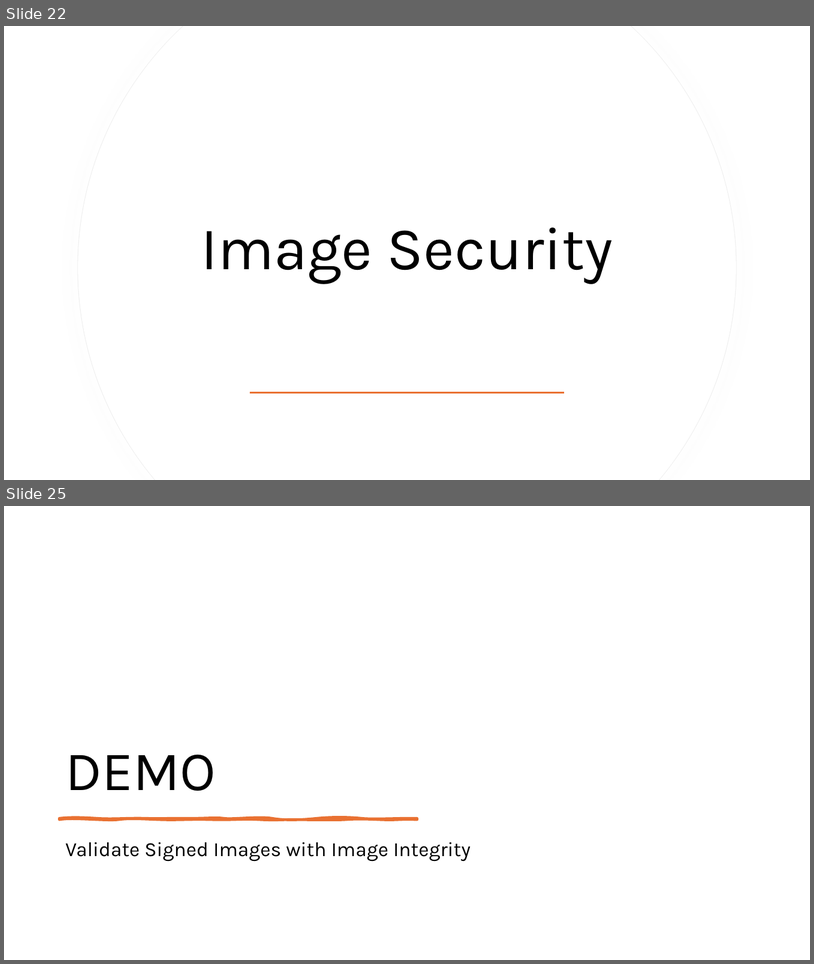
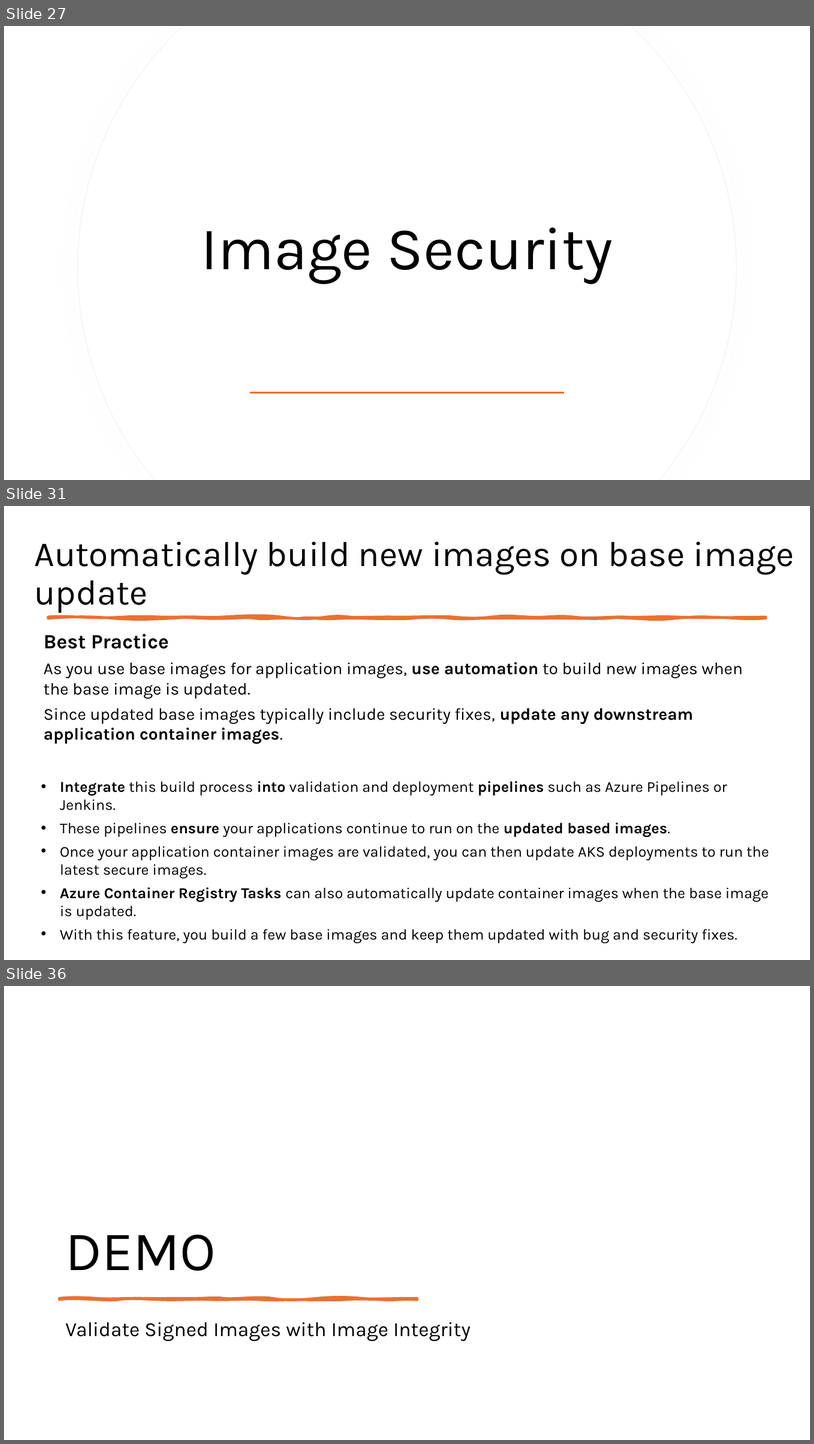
Before and after one commit to fhbilgen/AKSDeepDive, a slide deck: AKS_DD_Security.pptx. Shown one above the other, each under a label of ours: slides 22 and 25 before the commit, slides 27, 31 and 36 after it; the slides between them are not shown. The pictures are 814x964 and 814x1444 pixels, drawn with LibreOffice and Linux fonts; fonts in the diff are those of the drawing. Boxes give left, top, right and bottom in pixels: in the first picture for what was removed or moved away, otherwise in the second. Text is boxed around its words. In the diff, an @@ line names an element or a change of style, - is before the commit and + after.

Commit message:
Some addition to Monitoring and Security

```diff
--- a/AKS_DD_Security.pptx
+++ b/AKS_DD_Security.pptx
@@ slide 31 added at <box>4,506,810,960</box>, background #FFFFFF @@
@@ title added at <box>34,541,795,613</box>, 42 pt, text #000000 @@
+Automatically build new images on base image update
@@ freeform shape added at <box>48,617,766,618</box>, fill #E97132, outline #E97132 3.25 pt @@
@@ text added at <box>44,634,743,744</box>, 20 pt, text #000000 @@
+Best Practice
+As you use base images for application images, use automation to build new images when the base image is updated.
+Since updated base images typically include security fixes, update any downstream application container images.
@@ text added at <box>60,781,770,943</box>, 18 pt, text #000000 @@
+• Integrate this build process into validation and deployment pipelines such as Azure Pipelines or Jenkins.
+• These pipelines ensure your applications continue to run on the updated based images.
+• Once your application container images are validated, you can then update AKS deployments to run the latest secure images.
+• Azure Container Registry Tasks can also automatically update container images when the base image is updated.
+• With this feature, you build a few base images and keep them updated with bug and security fixes.
@@ what was slide 22 is now slide 27 @@
@@ what was slide 25 is now slide 36 @@
```
Also in this commit, not shown: 2 slides changed, 13 other slides added, 3 slides removed, 11 other files.
